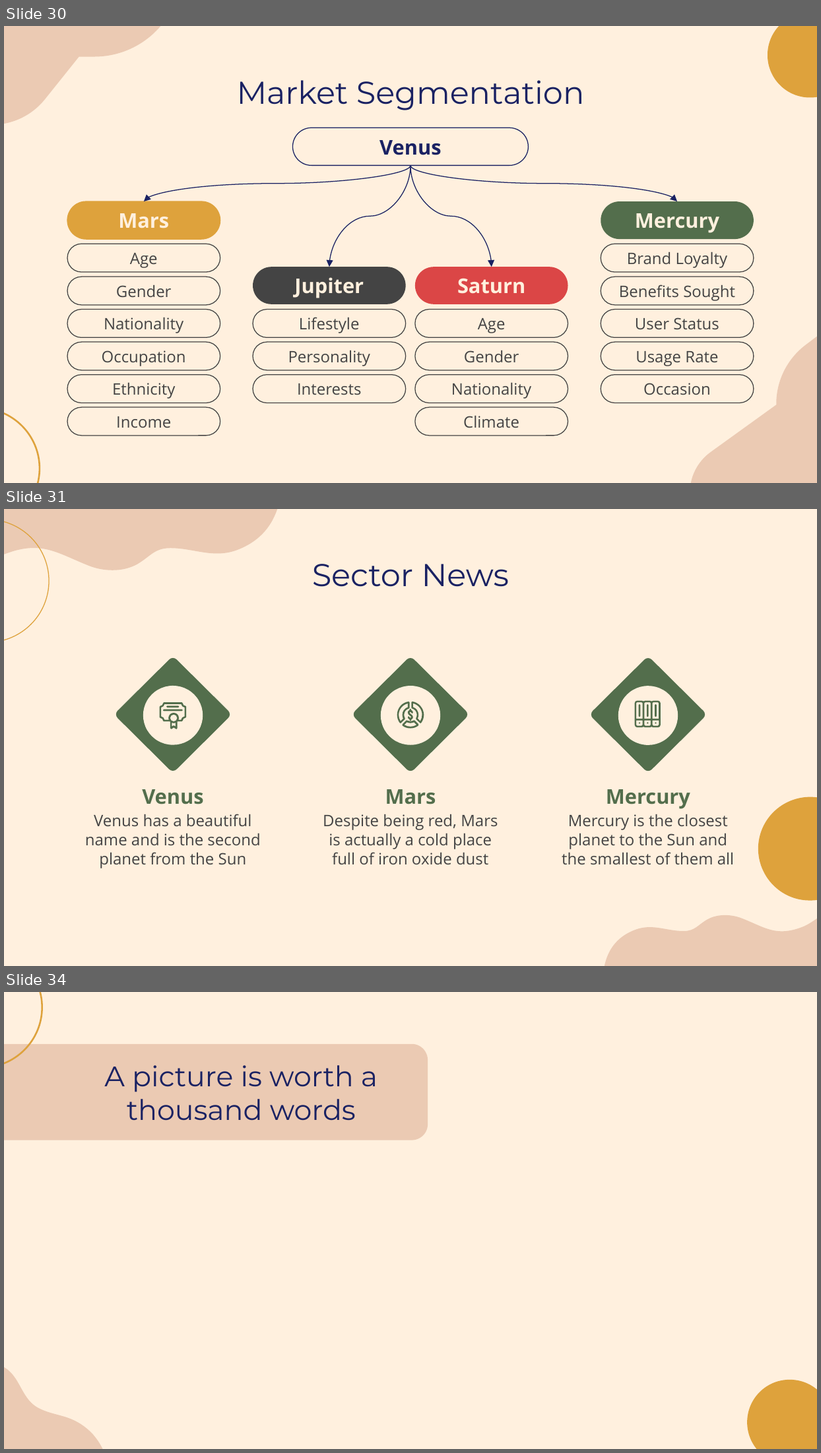
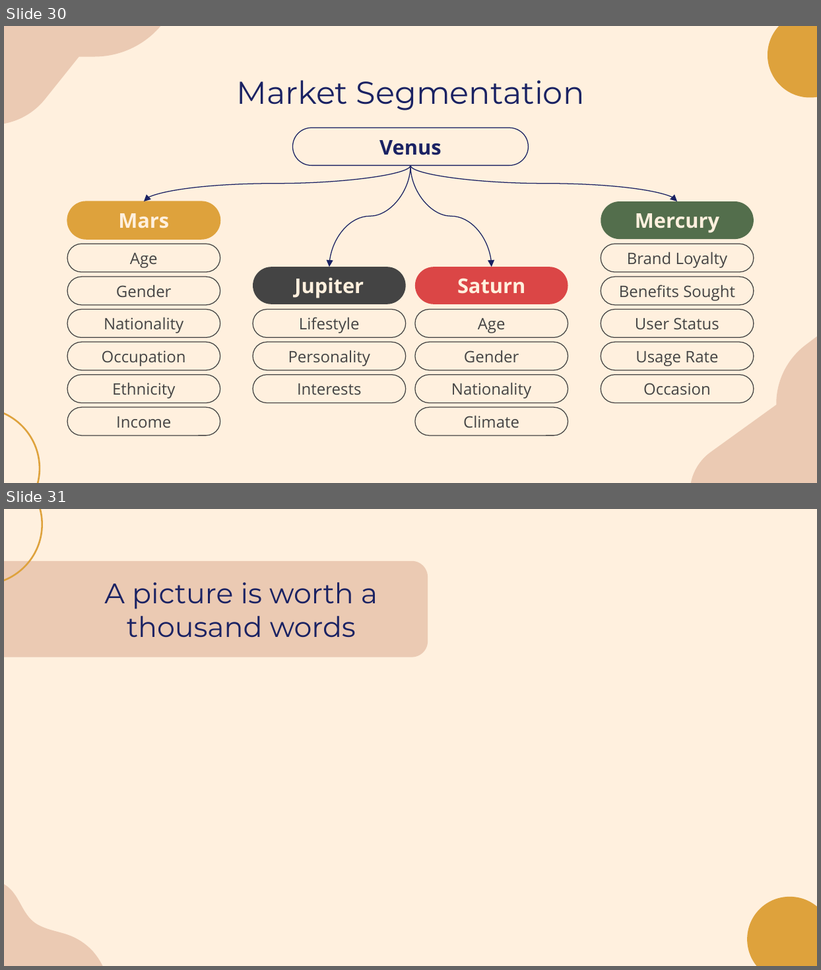
Before and after one commit to laibabintatahir/SRS-HMS, a slide deck: SRS.pptx. Shown one above the other, each under a label of ours: slides 30, 31 and 34 before the commit, slides 30 and 31 after it; the slides between them are not shown. The pictures are 821x1453 and 821x970 pixels, drawn with LibreOffice and Linux fonts; fonts in the diff are those of the drawing; background and template pictures are left out. Boxes give left, top, right and bottom in pixels: in the first picture for what was removed or moved away, otherwise in the second. Text is boxed around its words. In the diff, an @@ line names an element or a change of style, - is before the commit and + after.

```diff
--- a/SRS.pptx
+++ b/SRS.pptx
@@ slide 31 removed at [4,509,817,966], background #FFF0DE @@
@@ freeform shape removed at [4,509,277,570] @@
@@ ellipse removed at [4,520,49,642] @@
@@ title removed at [312,564,510,587] @@
-Sector News
@@ freeform shape removed at [116,657,230,771] @@
@@ freeform shape removed at [353,657,467,771] @@
@@ freeform shape removed at [591,659,706,772] @@
@@ ellipse removed at [143,687,203,746] @@
@@ ellipse removed at [380,687,440,746] @@
@@ ellipse removed at [618,687,678,746] @@
@@ freeform shape removed at [159,702,186,729] @@
@@ freeform shape removed at [166,706,180,708] @@
@@ group removed at [635,701,661,727]: 7 freeform shapes @@
@@ freeform shape removed at [162,710,182,712] @@
@@ group removed at [397,702,424,729]: 4 freeform shapes @@
@@ title removed at [142,789,203,805] @@
-Venus
@@ title removed at [385,789,436,805] @@
-Mars
@@ title removed at [606,789,690,809] @@
-Mercury
@@ freeform shape removed at [758,797,817,901] @@
@@ subtitle removed at [85,814,260,869] @@
-Venus has a beautiful name and is the second planet from the Sun
@@ subtitle removed at [323,815,498,865] @@
-Despite being red, Mars is actually a cold place full of iron oxide dust
@@ subtitle removed at [562,815,734,865] @@
-Mercury is the closest planet to the Sun and the smallest of them all
@@ freeform shape removed at [605,916,817,966] @@
@@ what was slide 34 is now slide 31 @@
```
Also in this commit, not shown: 15 slides changed, 8 other slides removed.
